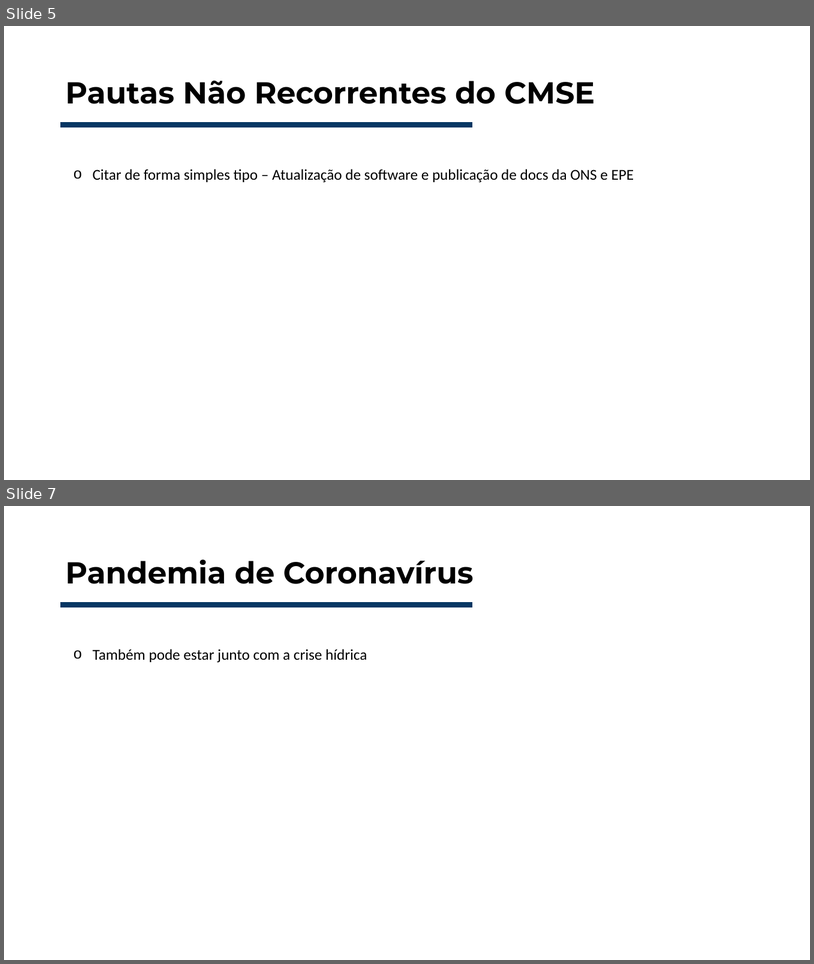
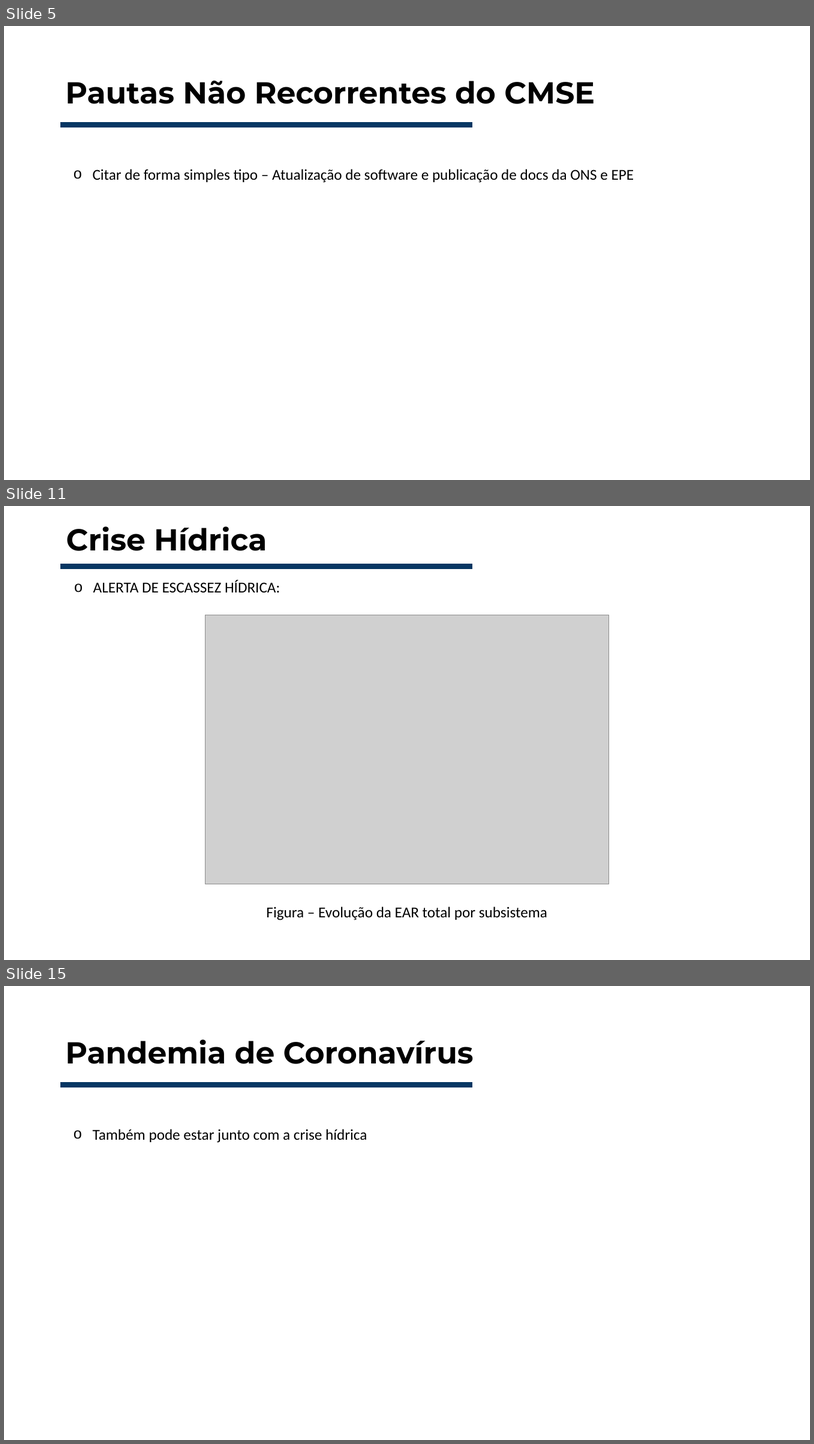
Before and after one commit to Rafa3lAlbuqueruqe/Planejamento_energetico_trabalhos, a slide deck: Seminário 1 - CMSE/Seminário - Comitê de Monitoramento do Sistema Elétrico.pptx. Shown one above the other, each under a label of ours: slides 5 and 7 before the commit, slides 5, 11 and 15 after it; the slides between them are not shown. The pictures are 814x964 and 814x1444 pixels, drawn with LibreOffice and Linux fonts; fonts in the diff are those of the drawing; grey boxes stand for pictures. Boxes give left, top, right and bottom in pixels: in the first picture for what was removed or moved away, otherwise in the second. Text is boxed around its words. In the diff, an @@ line names an element or a change of style, - is before the commit and + after.

Commit message:
Added figures and pages to presentation

```diff
--- a/Seminário 1 - CMSE/Seminário - Comitê de Monitoramento do Sistema Elétrico.pptx
+++ b/Seminário 1 - CMSE/Seminário - Comitê de Monitoramento do Sistema Elétrico.pptx
@@ slide 11 added at box(4, 506, 810, 960), background #FFFFFF @@
@@ title added at box(66, 526, 267, 551), 36 pt, text #000000, bold @@
+Crise Hídrica
@@ line added from (60, 567) to (473, 567), #073763 6 pt @@
@@ text added at box(93, 580, 280, 592), 18 pt, text #000000 @@
+  o ALERTA DE ESCASSEZ HÍDRICA:
@@ picture added at box(206, 615, 609, 884) @@
@@ text added at box(266, 906, 548, 920), 18 pt, text #000000 @@
+Figura – Evolução da EAR total por subsistema
@@ what was slide 7 is now slide 15 @@
```
Also in this commit, not shown: 1 slide changed, 7 other slides added, 13 other files.
